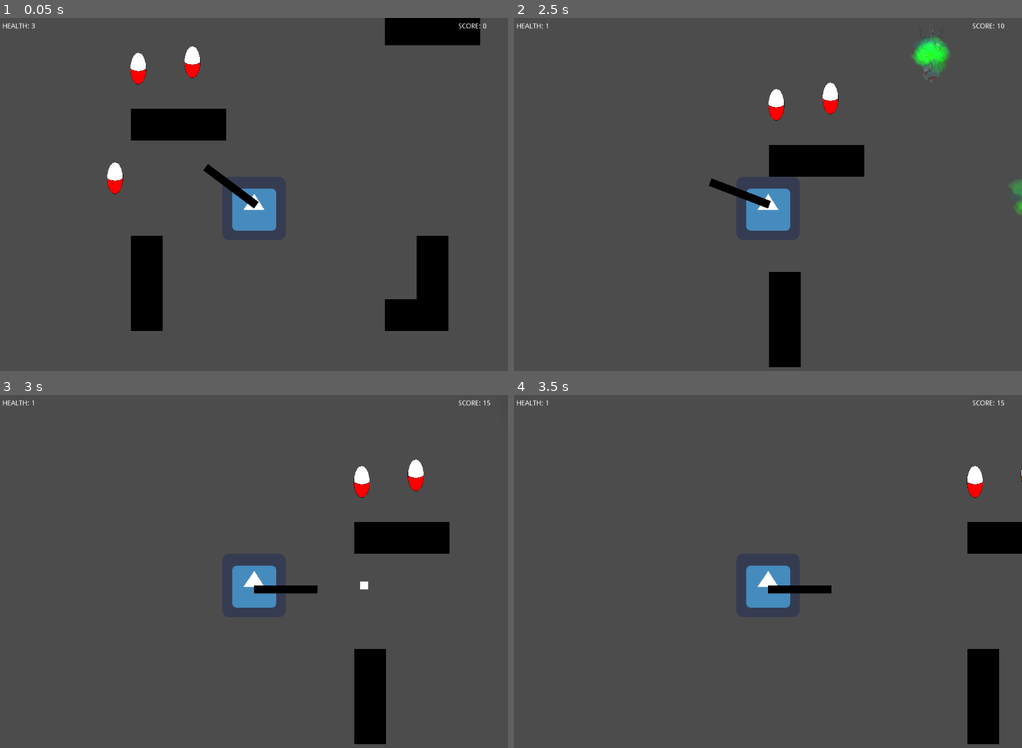
Above: before the commit, frames 1-4 (two rows, left to right).
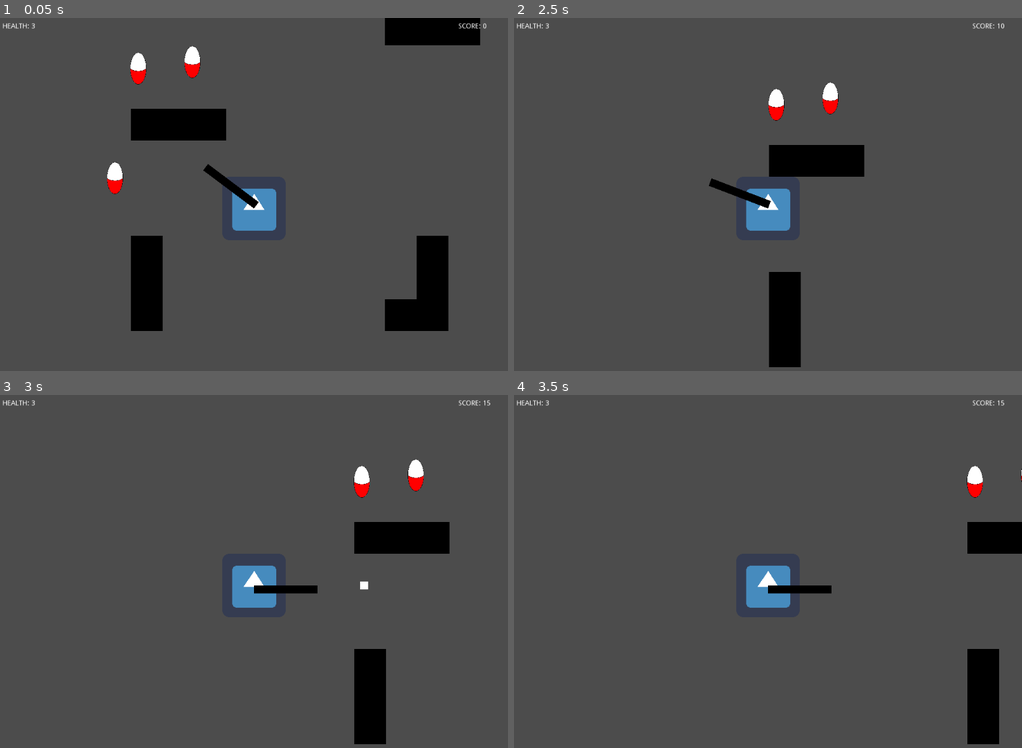
Above: after the commit, the same moments.

Repository: Develarooio/hoho-ohno
Game: Godot game, scene res://Levels/ClaytonTestLevel.tscn
Two runs of this game, one before a commit and one after it. Both use one fixed random seed, a clock stepped at 60 frames per second and the inputs below. The project has no main scene, so this scene is started directly. The engine's default icon, where the game draws it, is replaced by a stand-in: a white triangle on a blue panel in a dark square.
Inputs (mouse positions are in pixels of both pictures, inside the frame that each line leads up to):
- Up to frame 1 (0.05 s): no input
- Up to frame 2 (2.5 s): tap Enter at 0.5, 2 s; move the mouse to (742, 286) at 0.52 s; hold W (up) 0.53-2.03 s; tap Space (dash) at 0.6, 1.25, 2.1 s; move the mouse to (920, 265) at 1.27 s; click (920, 265) at 1.35 s; move the mouse to (615, 152) at 2.02 s; hold A (left) from 2.03 s (still down)
- Up to frame 3 (3 s): keep holding A (left); move the mouse to (279, 585) at 2.77 s; click (279, 585) at 2.85 s
- Up to frame 4 (3.5 s): keep holding A (left)

Frame 1 is identical in both runs. In frame 2, 0.7% of the frame differs, in the area x 6-100%, y 1-56%; in frame 3, less than 0.1%; in frame 4, less than 0.1%.

Commit message:
ghosty spawn scales with insanity

Diff:
--- a/Ghosty/Ghosty.gd
+++ b/Ghosty/Ghosty.gd
@@ -22,7 +22,7 @@
 func draw_sight(cast_result):
 	draw_line(Vector2(), (cast_result - global_position), Color(1,0,0))
 
-#draw the raycasts
+
 #func _draw():
 #	for hit in ray_hits:
 #		draw_sight(hit)
--- /dev/null
+++ b/Ghosty/GhostySpawnPoint.tscn
@@ -0,0 +1,18 @@
+[gd_scene load_steps=2 format=2]
+
+[ext_resource path="res://GhostySpawnPoint.gd" type="Script" id=1]
+
+[node name="GhostySpawnPoint" type="Node2D" index="0"]
+
+script = ExtResource( 1 )
+spawn_low = 15
+spawn_high = 20
+
+[node name="SpawnTimer" type="Timer" parent="." index="0"]
+
+process_mode = 1
+wait_time = 1.0
+one_shot = false
+autostart = false
+
+[connection signal="timeout" from="SpawnTimer" to="." method="_on_SpawnTimer_timeout"]
--- /dev/null
+++ b/GhostySpawnPoint.gd
@@ -0,0 +1,29 @@
+extends Node2D
+
+var ghosty = preload("res://Ghosty/Ghosty.tscn")
+export var spawn_low = 15
+export var spawn_high = 20
+
+func _ready():
+	randomize()
+	$SpawnTimer.wait_time = get_spawn_time()
+
+func _process(delta):
+	print($SpawnTimer.wait_time)
+	if $SpawnTimer.is_stopped():
+		$SpawnTimer.start()
+
+
+
+func _on_SpawnTimer_timeout():
+	var new_ghosty = ghosty.instance()
+	get_tree().get_root().add_child(new_ghosty)
+	new_ghosty.position = position
+	$SpawnTimer.wait_time = get_spawn_time()
+
+func get_spawn_time():
+	var spawn_rate = rand_range(spawn_low, spawn_high)
+	var insanity = float(GAME_STATE.insanity)/10
+	if insanity != 0:
+		spawn_rate = spawn_rate - insanity
+	return spawn_rate
--- a/Levels/ClaytonTestLevel.tscn
+++ b/Levels/ClaytonTestLevel.tscn
@@ -2,10 +2,10 @@
 
 [ext_resource path="res://Tilesets/walls.tres" type="TileSet" id=1]
 [ext_resource path="res://Player/Player.tscn" type="PackedScene" id=2]
-[ext_resource path="res://Ghosty/Ghosty.tscn" type="PackedScene" id=3]
-[ext_resource path="res://UI/UI.tscn" type="PackedScene" id=4]
-[ext_resource path="res://Levels/GameBeat/GameBeat.tscn" type="PackedScene" id=5]
-[ext_resource path="res://Pills/Pill.tscn" type="PackedScene" id=6]
+[ext_resource path="res://UI/UI.tscn" type="PackedScene" id=3]
+[ext_resource path="res://Levels/GameBeat/GameBeat.tscn" type="PackedScene" id=4]
+[ext_resource path="res://Pills/Pill.tscn" type="PackedScene" id=5]
+[ext_resource path="res://Ghosty/GhostySpawnPoint.tscn" type="PackedScene" id=6]
 
 [node name="ClaytonTestLevel" type="Node2D" index="0"]
 
@@ -33,23 +33,22 @@
 
 position = Vector2( 440, 393 )
 
-[node name="Ghosty" parent="." index="2" instance=ExtResource( 3 )]
+[node name="UI" parent="." index="2" instance=ExtResource( 3 )]
 
-position = Vector2( 708, 304 )
-_sections_unfolded = [ "Collision", "Z Index" ]
+[node name="GameBeat" parent="." index="3" instance=ExtResource( 4 )]
 
-[node name="UI" parent="." index="3" instance=ExtResource( 4 )]
-
-[node name="GameBeat" parent="." index="4" instance=ExtResource( 5 )]
-
-[node name="Pill" parent="." index="5" instance=ExtResource( 6 )]
+[node name="Pill" parent="." index="4" instance=ExtResource( 5 )]
 
 position = Vector2( 160, 332 )
 
-[node name="Pill2" parent="." index="6" instance=ExtResource( 6 )]
+[node name="Pill2" parent="." index="5" instance=ExtResource( 5 )]
 
 position = Vector2( 207, 111 )
 
-[node name="Pill3" parent="." index="7" instance=ExtResource( 6 )]
+[node name="Pill3" parent="." index="6" instance=ExtResource( 5 )]
 
 position = Vector2( 316, 98 )
+
+[node name="GhostySpawnPoint" parent="." index="7" instance=ExtResource( 6 )]
+
+position = Vector2( 840, 270 )
